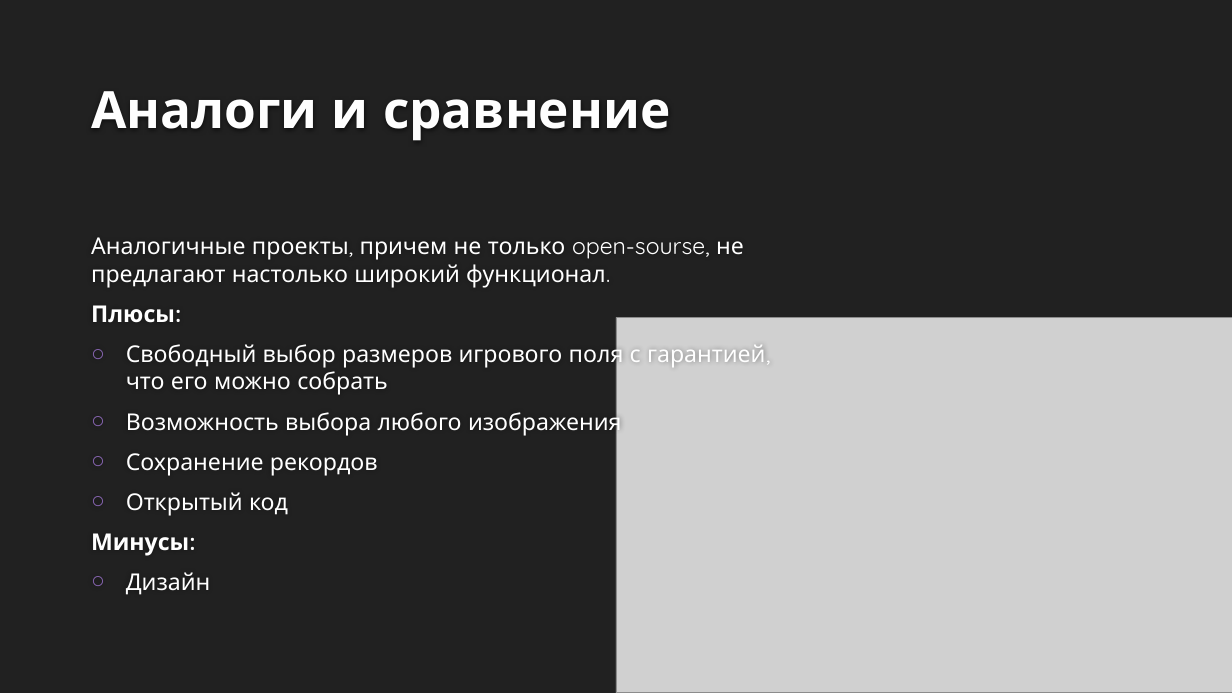
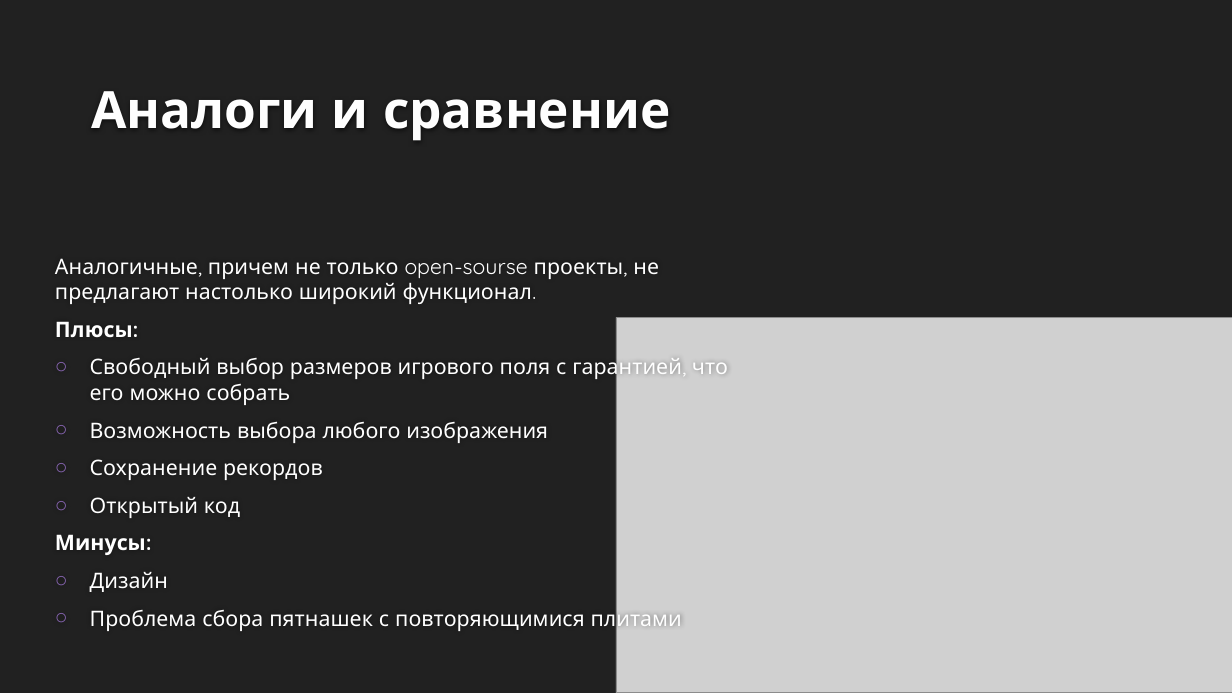
Before and after one commit to verhovv/PyQT-Barley-Break, a slide deck: slide 5 of Presentation/PyQT Barley-Break.pptx. Drawn at 1232x693 pixels with LibreOffice and Linux fonts; fonts in the diff are those of the drawing; grey boxes stand for pictures; background and template pictures are left out. Boxes give left, top, right and bottom in pixels: in the first picture for what was removed or moved away, otherwise in the second. Text is boxed around its words. In the diff, an @@ line names an element or a change of style, - is before the commit and + after.

```diff
--- a/Presentation/PyQT Barley-Break.pptx
+++ b/Presentation/PyQT Barley-Break.pptx
@@ text "Аналогичные, причем не только open-sourse ...": place and size @@
-text "Аналогичные, причем не только open-sourse ..." at <box>91,237,765,595</box>
+text "Аналогичные, причем не только open-sourse ..." at <box>55,258,728,632</box>
@@ text at <box>55,258,659,304</box>: text changed; size 18 to 16.6 pt @@
-Аналогичные проекты, причем не только open-sourse, не предлагают настолько широкий функционал.
+Аналогичные, причем не только open-sourse проекты, не предлагают настолько широкий функционал.
@@ text at <box>55,321,728,592</box>: size 18 to 16.6 pt in "Плюсы:", "Свободный выбор размеров игрового поля с гарантией, ...", "Возможность выбора любого изображения", "Сохранение рекордов" and 3 more places @@
@@ text at <box>90,605,682,632</box>: paragraph added @@
+○ Проблема сбора пятнашек с повторяющимися плитами
```
Also in this commit, not shown: 2 other slides changed.
